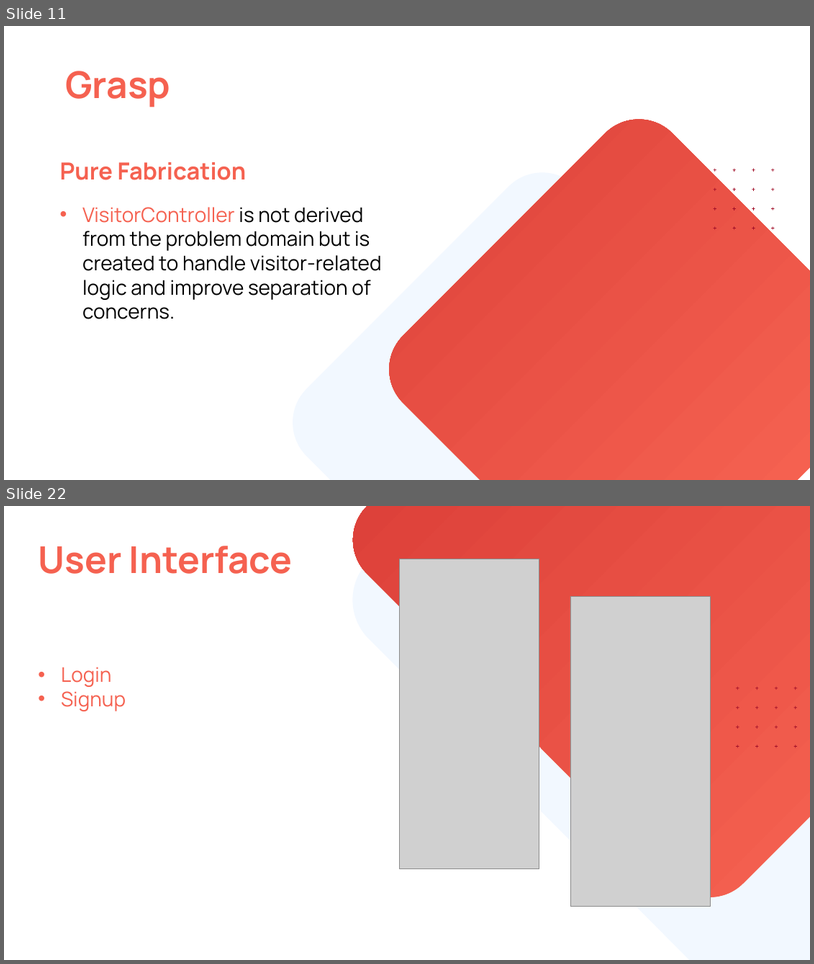
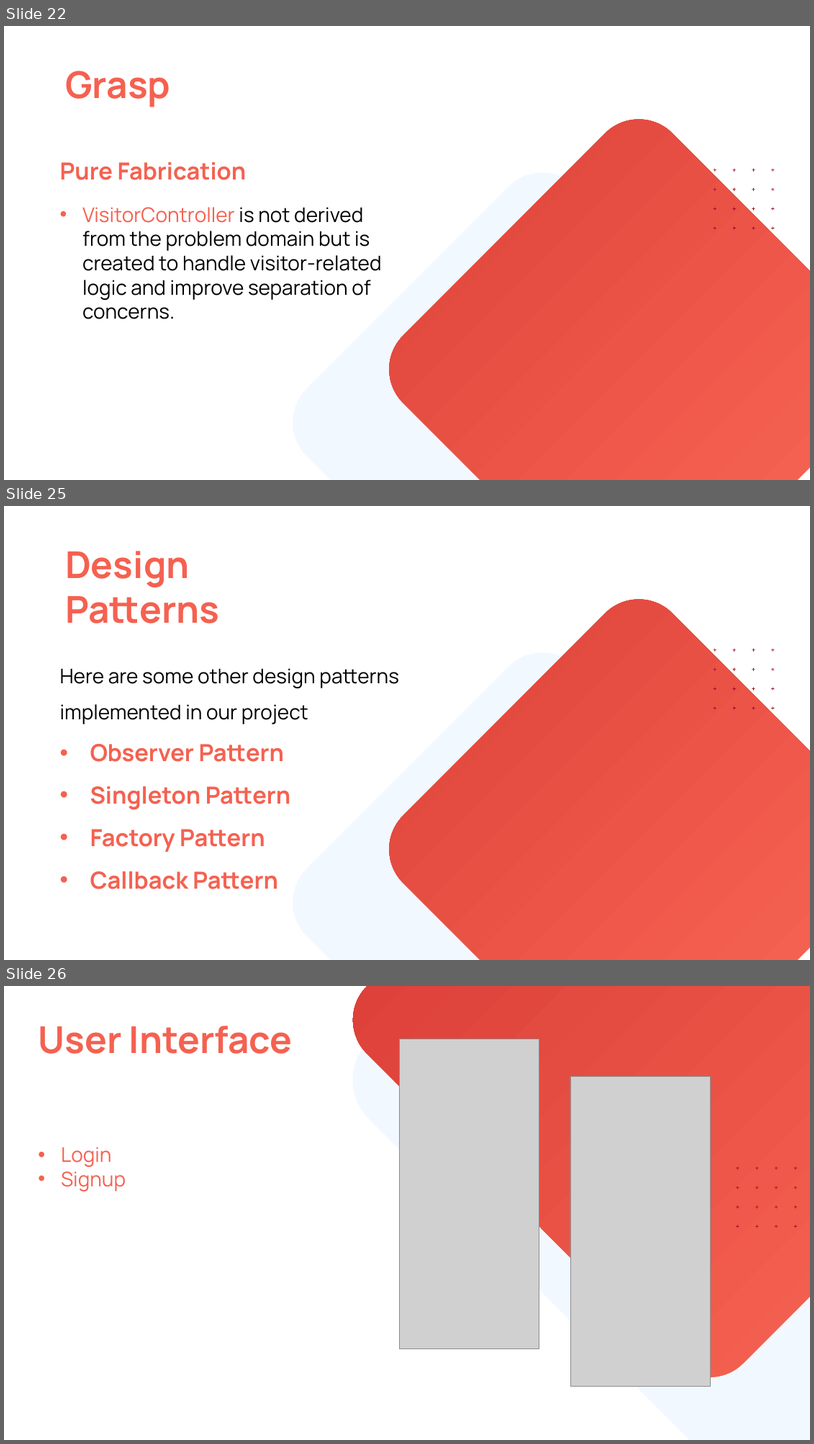
Before and after one commit to emaanfatima118/SmartKnock, a slide deck: 22i-1313_22i-0869_22i-0785_H.pptx. Shown one above the other, each under a label of ours: slides 11 and 22 before the commit, slides 22, 25 and 26 after it; the slides between them are not shown. The pictures are 814x964 and 814x1444 pixels, drawn with LibreOffice and Linux fonts; fonts in the diff are those of the drawing; grey boxes stand for pictures; background and template pictures are left out. Boxes give left, top, right and bottom in pixels: in the first picture for what was removed or moved away, otherwise in the second. Text is boxed around its words. In the diff, an @@ line names an element or a change of style, - is before the commit and + after.

```diff
--- a/22i-1313_22i-0869_22i-0785_H.pptx
+++ b/22i-1313_22i-0869_22i-0785_H.pptx
@@ slide 25 added at (4,506,810,960), background #FFFFFF; not listed: 2 template elements that a slide beside it also shows @@
@@ text added at (65,551,219,623), 44 pt, text #F56150, bold @@
+Design Patterns
@@ freeform shape added at (714,648,774,709), fill #A10F28 @@
@@ text added at (60,668,399,889), 28 pt, text #F56150, bold @@
+Here are some other design patterns implemented in our project
+• Observer Pattern
+• Singleton Pattern
+• Factory Pattern
+• Callback Pattern
@@ what was slide 11 is now slide 22 @@
@@ what was slide 22 is now slide 26 @@
```
Also in this commit, not shown: 6 slides changed, 2 other slides added.
